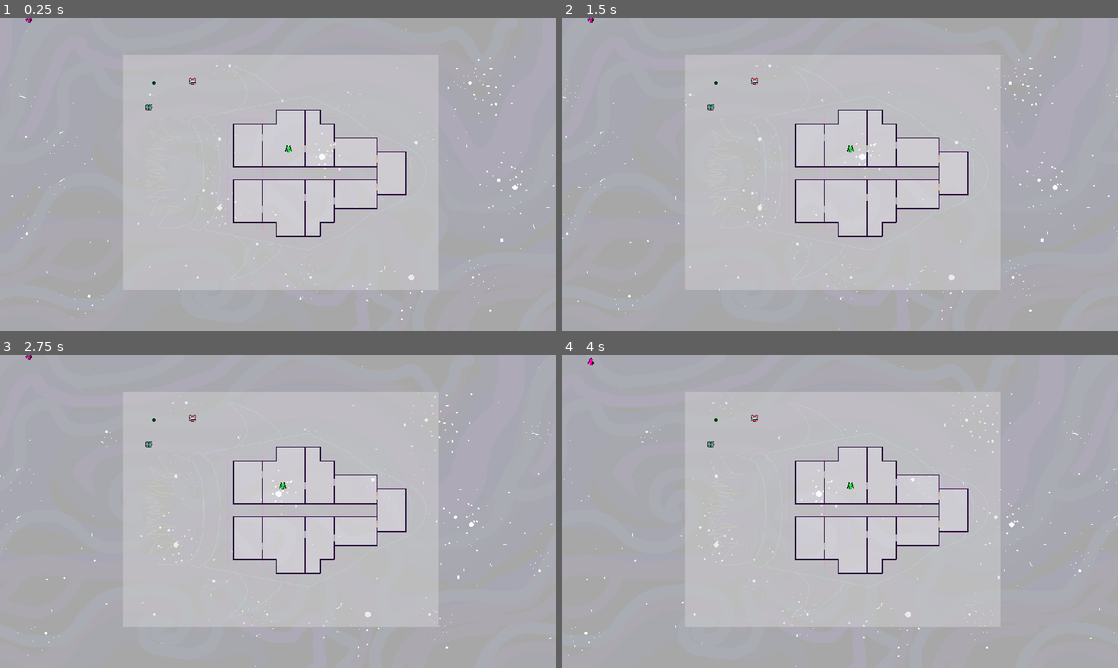
Above: before the commit, frames 1-4 (two rows, left to right).
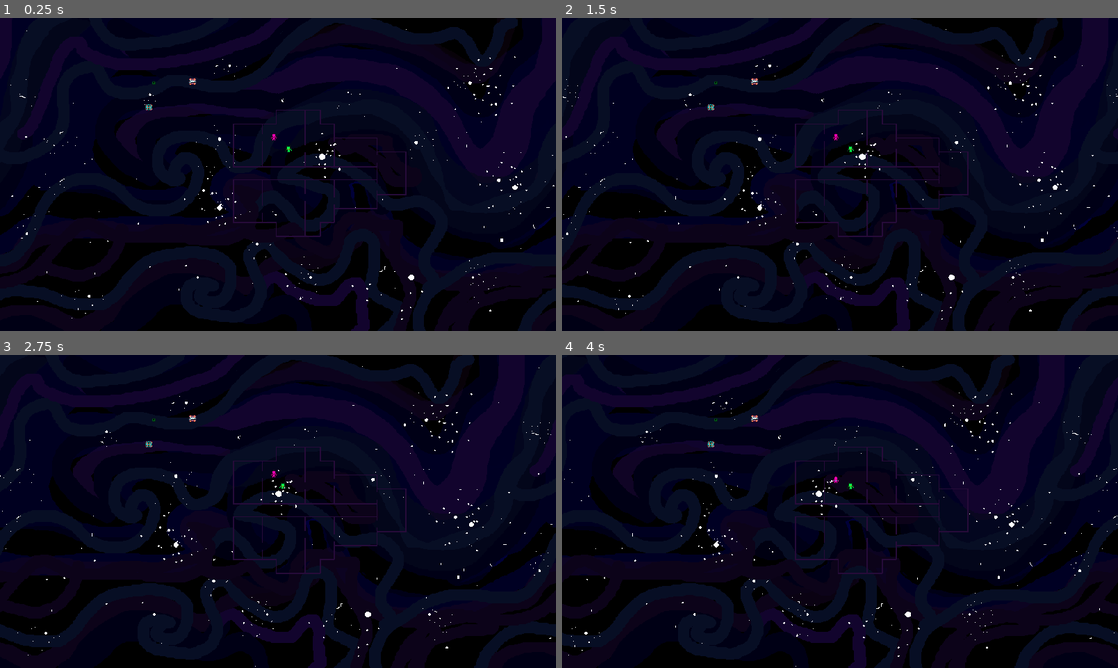
Above: after the commit, the same moments.

Repository: feargrinn/cyberiada2024
Game: Godot game, scene res://scenes/key_scenes/game.tscn
Same seed, same stepped clock (60 frames per second), same inputs: the game is played once before the commit and once after it.
Inputs:
- Up to frame 1 (0.25 s): no input
- Up to frame 2 (1.5 s): tap Enter (interact_B) at 0.5 s; tap S (A_dol) at 0.6 s; tap W (A_gora) at 1.35 s
- Up to frame 3 (2.75 s): tap A (A_lewo) at 2.1 s
- Up to frame 4 (4 s): tap D (A_prawo) at 2.85 s; tap Down (B_dol) at 3.6 s

The runs differ from the first frame. In frame 1, 99% of the frame differs, in the area x 0-100%, y 0-100%; in frame 2, 99%; in frame 3, 99%; in frame 4, 99%.

Commit message:
Removing some bugs

Diff:
--- a/scenes/key_scenes/game.tscn
+++ b/scenes/key_scenes/game.tscn
@@ -69,6 +69,7 @@
 script = ExtResource("1_mhe3d")
 
 [node name="ShipRef" type="TextureRect" parent="game"]
+visible = false
 modulate = Color(1, 1, 1, 0.466667)
 offset_left = 426.0
 offset_top = 128.0
@@ -77,6 +78,7 @@
 texture = ExtResource("11_dk6ki")
 
 [node name="ColorRectUsefulForTilemapPainting" type="ColorRect" parent="game"]
+visible = false
 modulate = Color(1, 1, 1, 0.654902)
 offset_right = 1932.0
 offset_bottom = 1086.0
@@ -100,6 +102,7 @@
 script = ExtResource("4_y8s4w")
 
 [node name="characterB" parent="game" instance=ExtResource("5_uwlxt")]
+position = Vector2(946, 407)
 
 [node name="wrench" parent="game" groups=["interactable"] instance=ExtResource("6_hnola")]
 position = Vector2(665, 219)
--- a/scripts/game.gd
+++ b/scripts/game.gd
@@ -11,13 +11,12 @@
 		get_tree().change_scene_to_file("res://scenes/key_scenes/main_menu.tscn")
 
 func lose(why = "No reasyon at all"):
-	$AudioStreamPlayer2
 	var gameovar = scene.instantiate()
 
 	print("You lost ", why, " :(")
 	add_child(gameovar)
 	gameovar.losingtext.text = why
 	remove_child(gameovar)
-	var scene = PackedScene.new()
-	scene.pack(gameovar)
-	get_tree().change_scene_to_packed(scene)
+	var packed_scene = PackedScene.new()
+	packed_scene.pack(gameovar)
+	get_tree().change_scene_to_packed(packed_scene)
Not shown: 1 places in scenes/key_scenes/main_menu.tscn that only renumber resources
